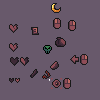
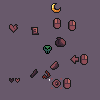
Two versions of the same layered image (100x100). Layer-by-layer changes:
removed group "Hearts" (3 layers) over [9, 43, 29, 66]
removed layer "FleshinessHearts1.png" from group "Hearts" over [10, 57, 19, 66]
removed layer "FleshinessHearts2.png" from group "Hearts" over [20, 57, 29, 66]
removed layer "FleshinessHearts3.png" from group "Hearts" over [9, 43, 18, 52]
